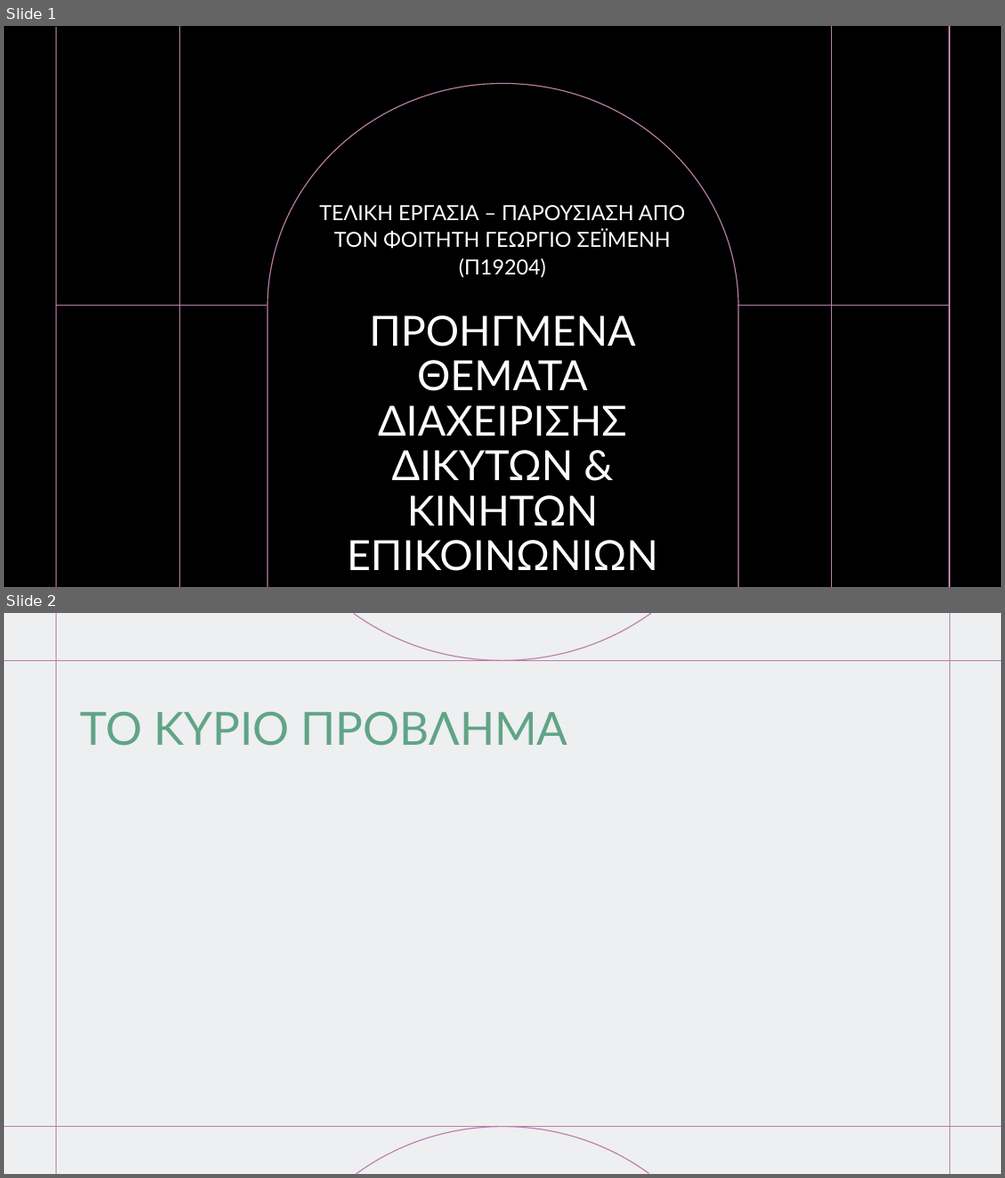
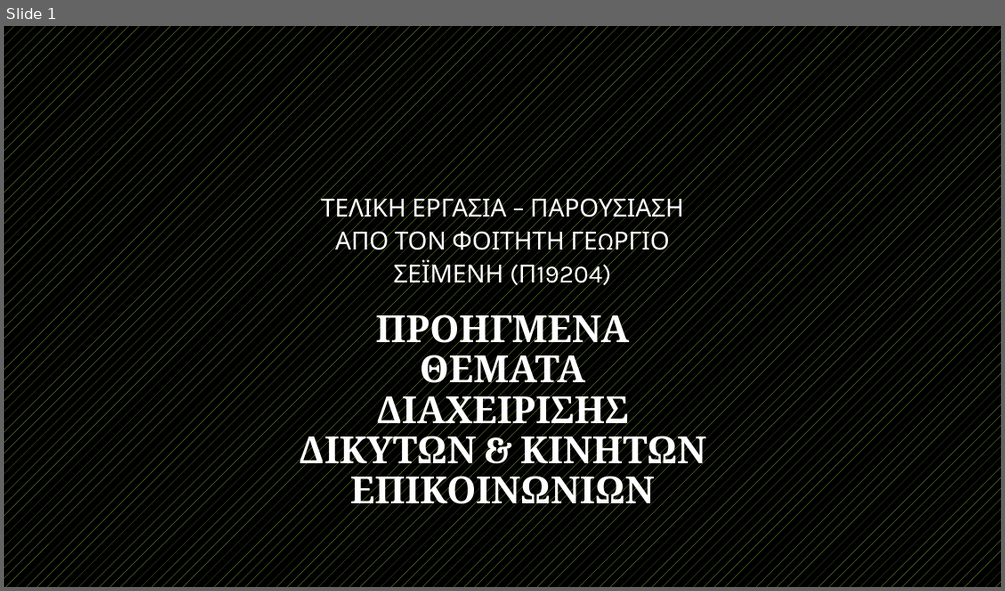
Before and after one commit to GeorgeMC2610/Contiki-Cooja-Simulations, a slide deck: final/p19204.pptx. Shown one above the other, each under a label of ours: slides 1 and 2 before the commit, slide 1 after it. The pictures are 1005x1178 and 1005x591 pixels, drawn with LibreOffice and Linux fonts; fonts in the diff are those of the drawing; background and template pictures are left out. Boxes give left, top, right and bottom in pixels: in the first picture for what was removed or moved away, otherwise in the second. Text is boxed around its words. In the diff, an @@ line names an element or a change of style, - is before the commit and + after.

```diff
--- a/final/p19204.pptx
+++ b/final/p19204.pptx
@@ slide 2 removed at <box>4,613,1001,1174</box>, background #FFFFFF; not listed: 6 template elements that a slide beside it also shows @@
@@ rectangle removed at <box>4,613,1001,1174</box> @@
@@ title removed at <box>80,712,568,746</box> @@
-ΤΟ ΚΥΡΙΟ ΠΡΟΒΛΗΜΑ
@@ slide 1 changed as well @@
@@ rectangle removed at <box>4,26,1001,587</box> @@
@@ rectangle removed at <box>4,26,1001,587</box> @@
@@ group removed at <box>56,26,949,587</box>: 6 lines, 1 freeform shape @@
@@ subtitle "ΤΕΛΙΚΗ ΕΡΓΑΣΙΑ – ΠΑΡΟΥΣΙΑΣΗ ΑΠΟ ..." at <box>321,192,684,289</box>: size 20 to 24 pt, font Lato to Karla @@
@@ title "ΠΡΟΗΓΜΕΝΑ ΘΕΜΑΤΑ ΔΙΑΧΕΙΡΙΣΗΣ ΔΙΚΥΤΩΝ & ..." at <box>299,307,706,514</box>: size 40 to 36 pt, font Lato to Cambria, bold on @@
@@ group removed at <box>4,26,1001,587</box>: 4 lines, 2 freeform shapes @@
```
Also in this commit, not shown: 2 slides added.
